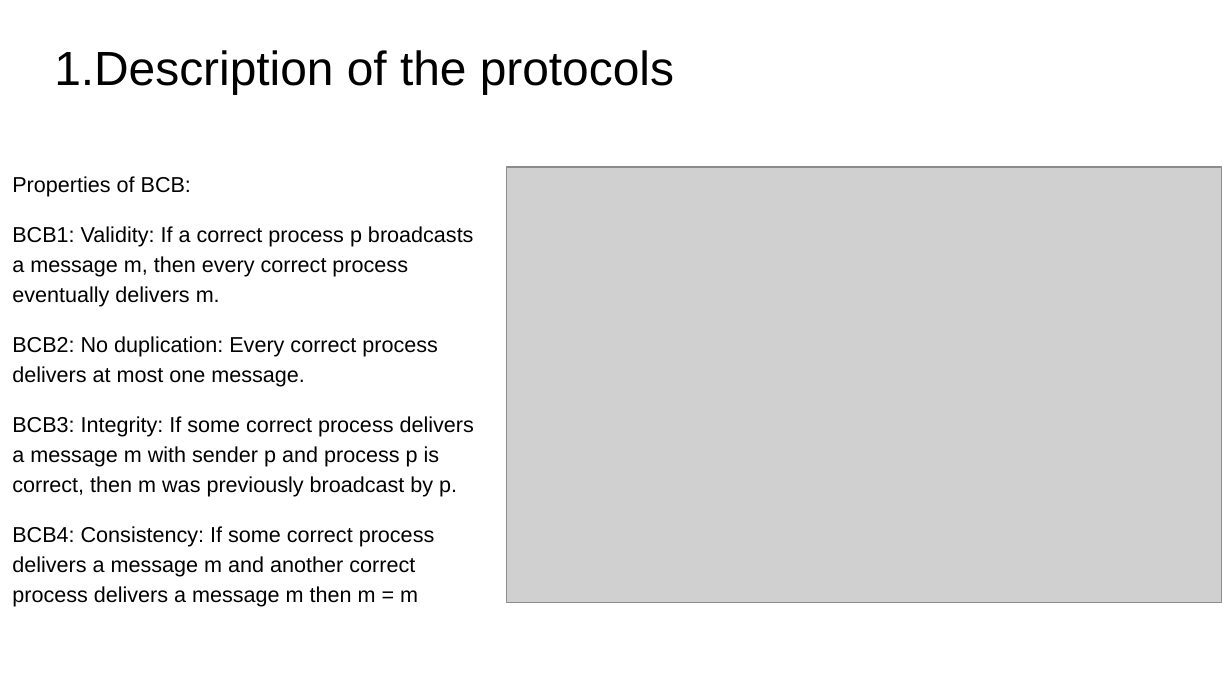
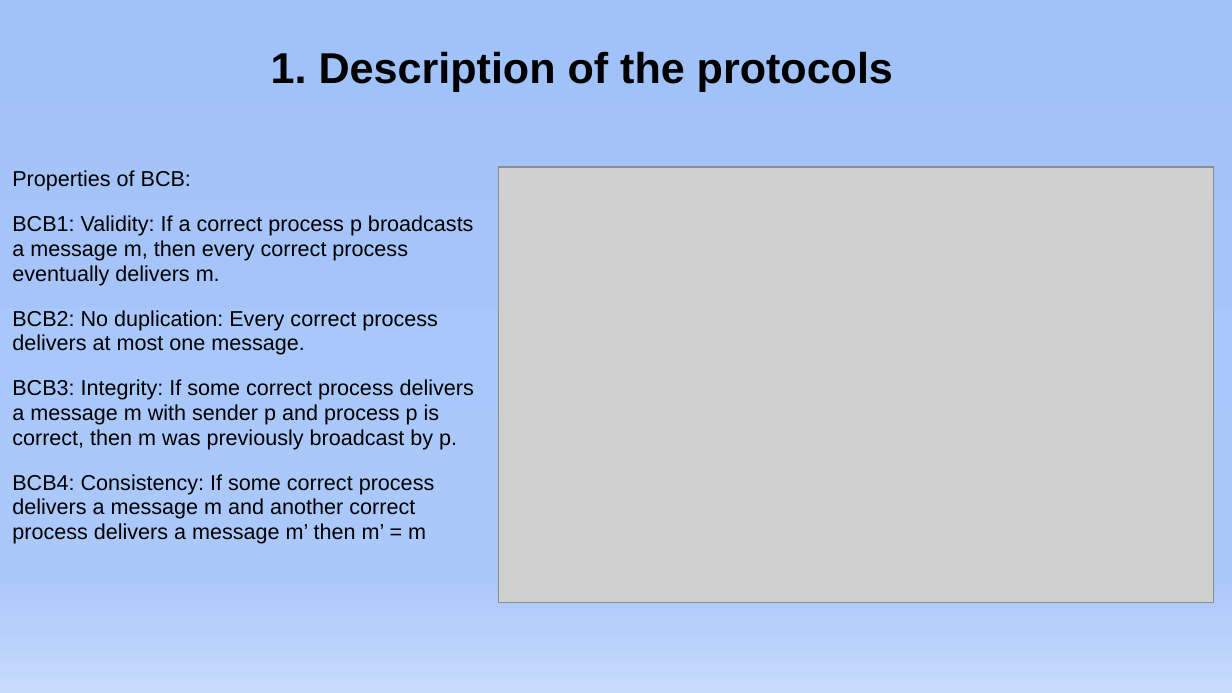
Before and after one commit to GabrieleLerani/Distributed-System-Broadcast-primitive-with-Byzantine-process, a slide deck: slide 2 of DOC/DDS_Presentation.pptx. Drawn at 1232x693 pixels with LibreOffice and Linux fonts; fonts in the diff are those of the drawing; grey boxes stand for pictures. Boxes give left, top, right and bottom in pixels: in the first picture for what was removed or moved away, otherwise in the second. Text is boxed around its words. In the diff, an @@ line names an element or a change of style, - is before the commit and + after.

```diff
--- a/DOC/DDS_Presentation.pptx
+++ b/DOC/DDS_Presentation.pptx
@@ background #FFFFFF to gradient #A1C2F9 to #AAC8FA to #C6DAFC @@
@@ title at <box>271,51,893,91</box>: text changed; size 28 to 25.2 pt; bold on @@
-1.Description of the protocols
+1. Description of the protocols
@@ text at <box>12,170,474,450</box>: line spacing 1.15 to 0.95 @@
@@ picture: place and size @@
-picture at <box>506,168,1221,604</box>
+picture at <box>498,168,1212,604</box>
@@ text at <box>12,474,435,544</box>: text changed @@
-BCB4: Consistency: If some correct process delivers a message m and another correct process delivers a message m then m = m
+BCB4: Consistency: If some correct process delivers a message m and another correct process delivers a message m’ then m’ = m
```
Also in this commit, not shown: 12 other slides changed, 1 slide added, 2 slides removed.
